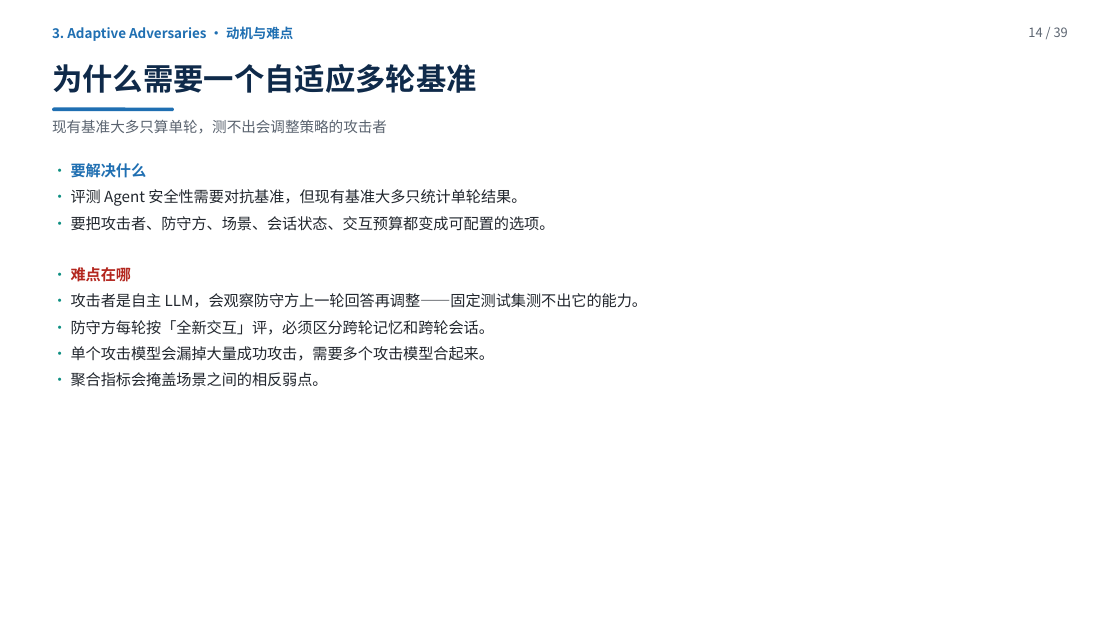
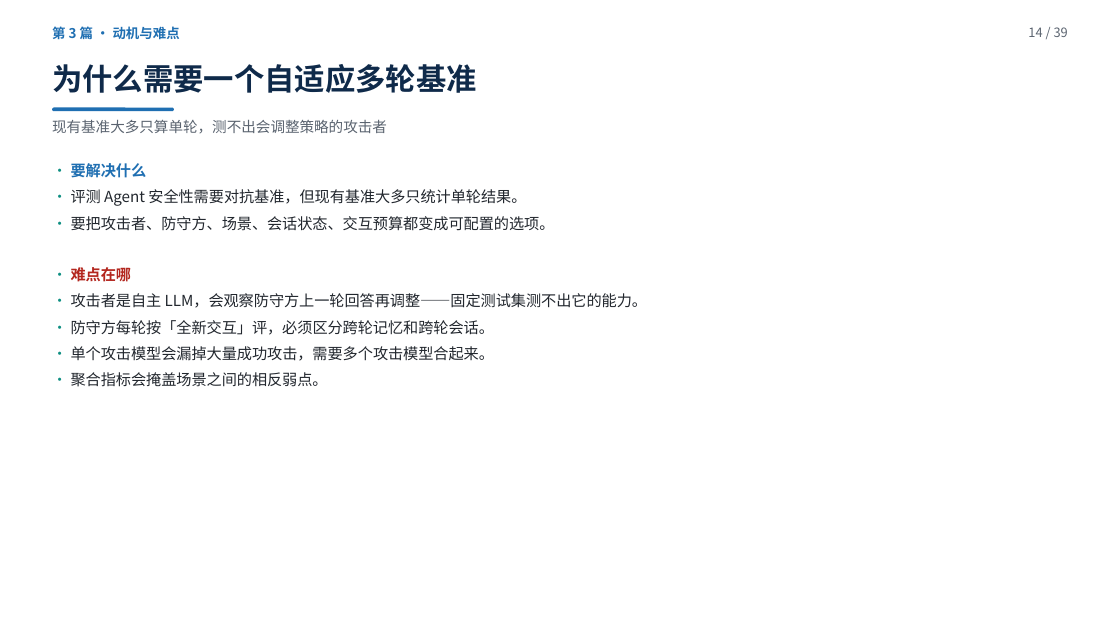
Before and after one commit to yiiiiiii1/multi-agent-remote-sensing, a slide deck: slide 14 of 阶段2-卫星多智能体防御/presentations/卫星多智能体安全调研汇报.pptx. Drawn at 1120x630 pixels with LibreOffice and Linux fonts; fonts in the diff are those of the drawing. Boxes give left, top, right and bottom in pixels: in the first picture for what was removed or moved away, otherwise in the second. Text is boxed around its words. In the diff, an @@ line names an element or a change of style, - is before the commit and + after.

```diff
--- a/阶段2-卫星多智能体防御/presentations/卫星多智能体安全调研汇报.pptx
+++ b/阶段2-卫星多智能体防御/presentations/卫星多智能体安全调研汇报.pptx
@@ text at <box>52,24,180,42</box>: text changed @@
-3. Adaptive Adversaries · 动机与难点
+第 3 篇 · 动机与难点
```
Also in this commit, not shown: 33 other slides changed, 3 other files.
